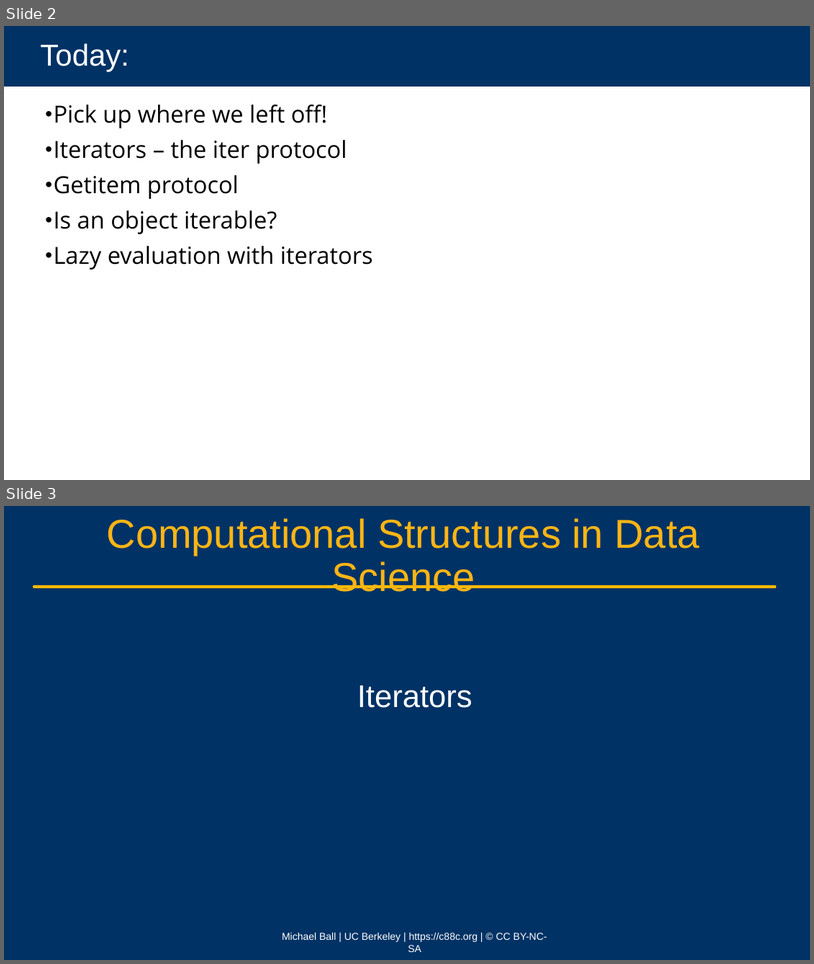
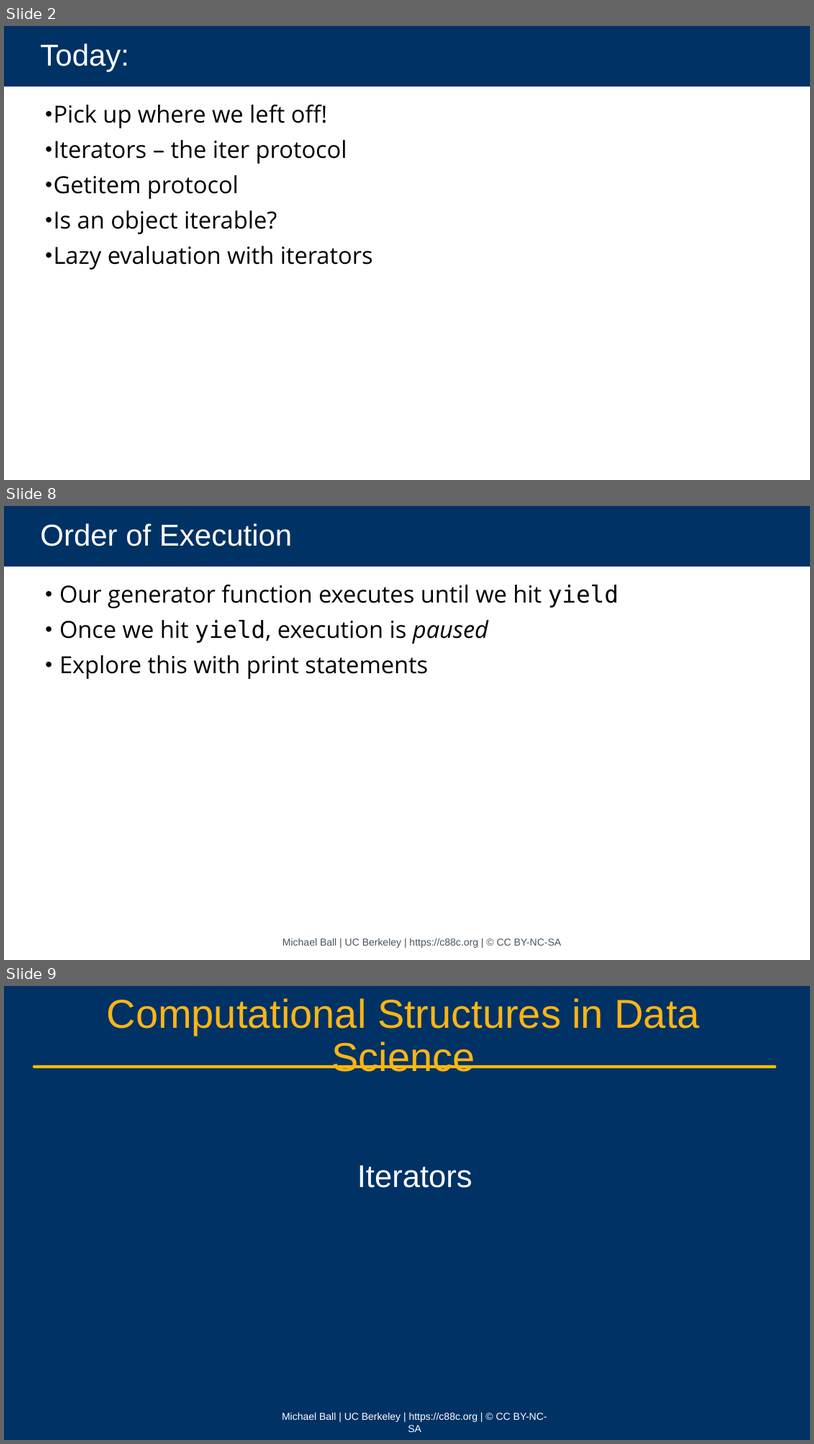
Before and after one commit to cs88-website/sp24, a slide deck: assets/slides/sp24/22-Iterators_II.pptx. Shown one above the other, each under a label of ours: slides 2 and 3 before the commit, slides 2, 8 and 9 after it; the slides between them are not shown. The pictures are 814x964 and 814x1444 pixels, drawn with LibreOffice and Linux fonts; fonts in the diff are those of the drawing; background and template pictures are left out. Boxes give left, top, right and bottom in pixels: in the first picture for what was removed or moved away, otherwise in the second. Text is boxed around its words. In the diff, an @@ line names an element or a change of style, - is before the commit and + after.

```diff
--- a/assets/slides/sp24/22-Iterators_II.pptx
+++ b/assets/slides/sp24/22-Iterators_II.pptx
@@ slide 8 added at (x1=4, y1=506, x2=810, y2=960), background #FFFFFF @@
@@ title added at (x1=4, y1=506, x2=810, y2=566), fill #003265, 36 pt, text #FFFFFF @@
+Order of Execution
@@ text added at (x1=59, y1=584, x2=619, y2=679), 28 pt, text #000000 @@
+• Our generator function executes until we hit yield
+• Once we hit yield, execution is paused
+• Explore this with print statements
@@ text added at (x1=283, y1=938, x2=562, y2=947), 12 pt, text #46535E @@
+Michael Ball | UC Berkeley | https://c88c.org | © CC BY-NC-SA
@@ what was slide 3 is now slide 9 @@
```
Also in this commit, not shown: 2 slides changed, 5 other slides added, 3 other files.
